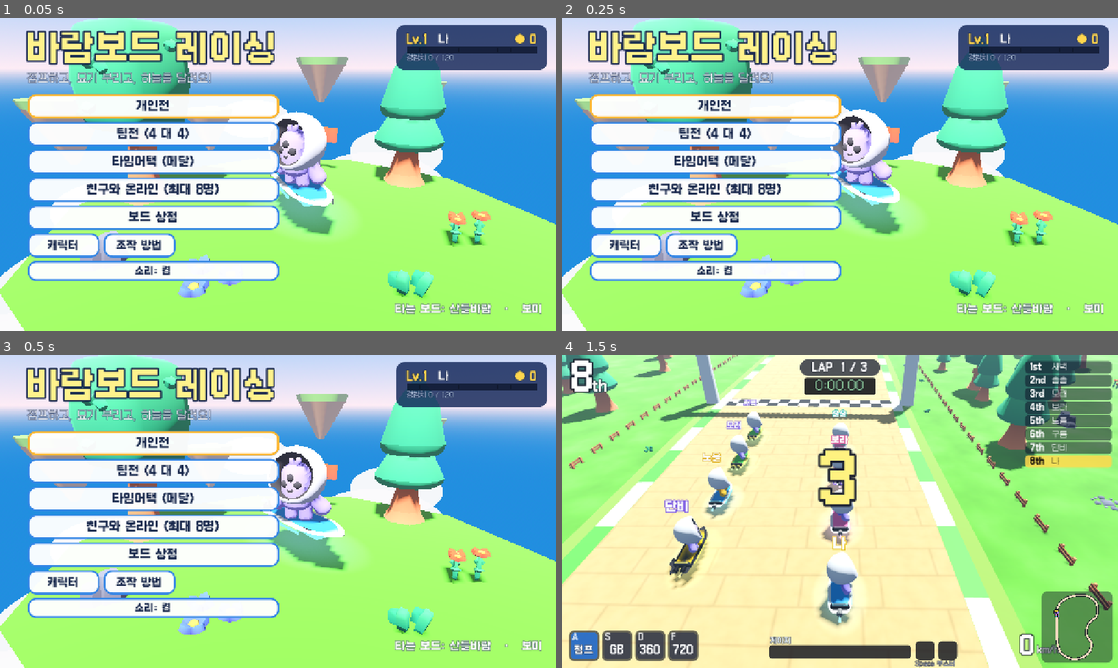
Above: before the commit, frames 1-4 (two rows, left to right).
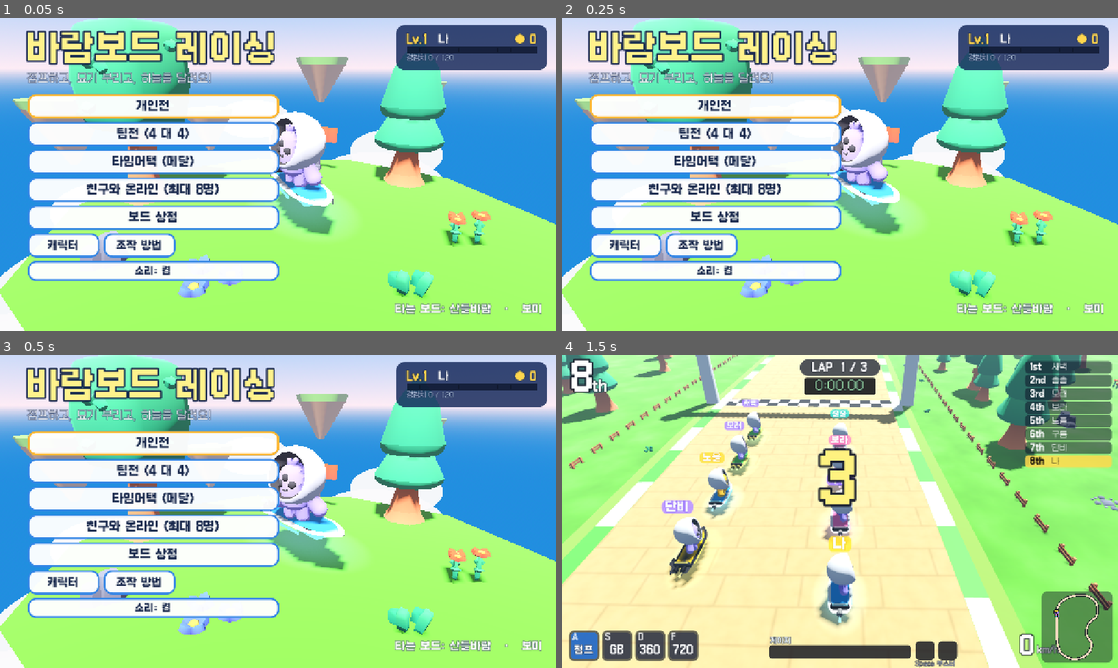
Above: after the commit, the same moments.

Repository: mhyoo-games/board_racing
Game: Godot game, scene res://scenes/main.tscn
Two runs of this game, one before a commit and one after it. Both use one fixed random seed, a clock stepped at 60 frames per second and the inputs below.
Inputs (mouse positions are in pixels of both pictures, inside the frame that each line leads up to):
- Up to frame 1 (0.05 s): no input
- Up to frame 2 (0.25 s): no input
- Up to frame 3 (0.5 s): no input
- Up to frame 4 (1.5 s): tap Enter at 0.5 s; move the mouse to (962, 495) at 0.52 s; hold Right 0.53-1.25 s; tap Shift at 0.6 s; click (962, 495) at 0.67 s; tap Space at 0.77 s; drag from (728, 527) to (812, 574) at 1.27 s

The runs differ from the first frame. In frame 1, 0.8% of the frame differs, in the area x 48-59%, y 29-56%; in frame 2, 0.8%; in frame 3, 0.9%; in frame 4, 1.2%, in the area x 17-54%, y 14-80%.

Commit message:
이름표 색 바탕, 캐릭터가 옆으로 서서 타기, 계단 위에서도 컴퓨터가 폴짝
Co-Authored-By: Claude Opus 5.5 <noreply@anthropic.com>
Claude-Session: https://claude.ai/code/session_012c35DRFcPfDK4CUQBsiQHA

Diff:
--- a/scripts/board.gd
+++ b/scripts/board.gd
@@ -373,8 +373,49 @@
 		tag.no_depth_test = true
 		tag.fixed_size = false
 		tag.position.y = 2.55
-		tag.render_priority = 5
+		tag.render_priority = 6
 		add_child(tag)
+		# 이름표 바탕 (둥근 색 판)
+		var plate := MeshInstance3D.new()
+		var q := QuadMesh.new()
+		var wlen := 0.0
+		for ch in name_text:
+			wlen += 0.44 if ch.unicode_at(0) > 0x2000 else 0.26
+		q.size = Vector2(wlen + 0.3, 0.52)
+		plate.mesh = q
+		var pm := StandardMaterial3D.new()
+		pm.shading_mode = BaseMaterial3D.SHADING_MODE_UNSHADED
+		pm.transparency = BaseMaterial3D.TRANSPARENCY_ALPHA
+		pm.billboard_mode = BaseMaterial3D.BILLBOARD_ENABLED
+		pm.no_depth_test = true
+		pm.render_priority = 5
+		pm.albedo_color = Color(tag_color.r, tag_color.g, tag_color.b, 0.82)
+		pm.albedo_texture = _plate_tex()
+		plate.material_override = pm
+		plate.position.y = 2.55
+		plate.cast_shadow = GeometryInstance3D.SHADOW_CASTING_SETTING_OFF
+		add_child(plate)
+		tag.outline_modulate = Color(0.08, 0.1, 0.2)
+		tag.outline_size = 8
+
+static var _plate: ImageTexture
+
+## 둥근 네모 흰 그림 (이름표 바탕, 색은 재질 색으로)
+static func _plate_tex() -> ImageTexture:
+	if _plate:
+		return _plate
+	var w := 64
+	var h := 24
+	var img := Image.create(w, h, false, Image.FORMAT_RGBA8)
+	var r := 10.0
+	for y in h:
+		for x in w:
+			var cx := clampf(x + 0.5, r, w - r)
+			var cy := clampf(y + 0.5, r, h - r)
+			var d := Vector2(x + 0.5 - cx, y + 0.5 - cy).length()
+			img.set_pixel(x, y, Color(1, 1, 1, clampf(r - d, 0.0, 1.0)))
+	_plate = ImageTexture.create_from_image(img)
+	return _plate
 
 func _make_rider(id: String) -> void:
 	var scene: PackedScene = load(KIT % ("character-" + id))
@@ -394,7 +435,7 @@
 	var sc := 1.4 / h
 	rider.scale = Vector3.ONE * sc
 	rider.position = Vector3(0, 0.06 - aabb.position.y * sc, 0)
-	rider.rotation.y = -1.05   # 옆으로 서서 탄다 (얼굴은 앞쪽)
+	rider.rotation.y = -1.3   # 옆으로 서서 탄다
 	deck.add_child(rider)
 	anim = rider.find_child("AnimationPlayer", true, false)
 	if anim:
--- a/scripts/dev.gd
+++ b/scripts/dev.gd
@@ -120,6 +120,12 @@
 			await _race("race", [6.0, 12.0, 18.0, 26.0])
 			var it = main().race.items
 			print("아이템 통계 ", it.stats, " 날아가는 것 ", it.shots.size(), " 함정 ", it.traps.size(), " 내 아이템 ", main().race.humans[0].k.items)
+		"gallery":
+			Game.mode = "team" if track == "mushroom_forest" else "race"
+			var ts := []
+			for i in 24:
+				ts.append(3.0 + i * 1.6)
+			await _race(Game.mode, ts)
 		"tour":
 			await _race("time", [8.0, 16.0, 24.0, 32.0, 40.0])
 		"pause":
